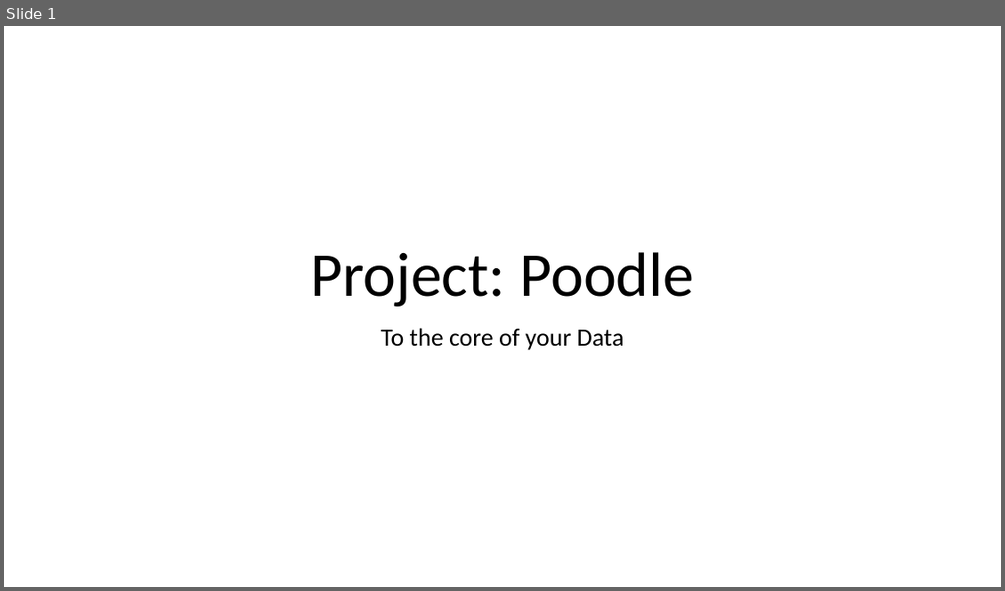
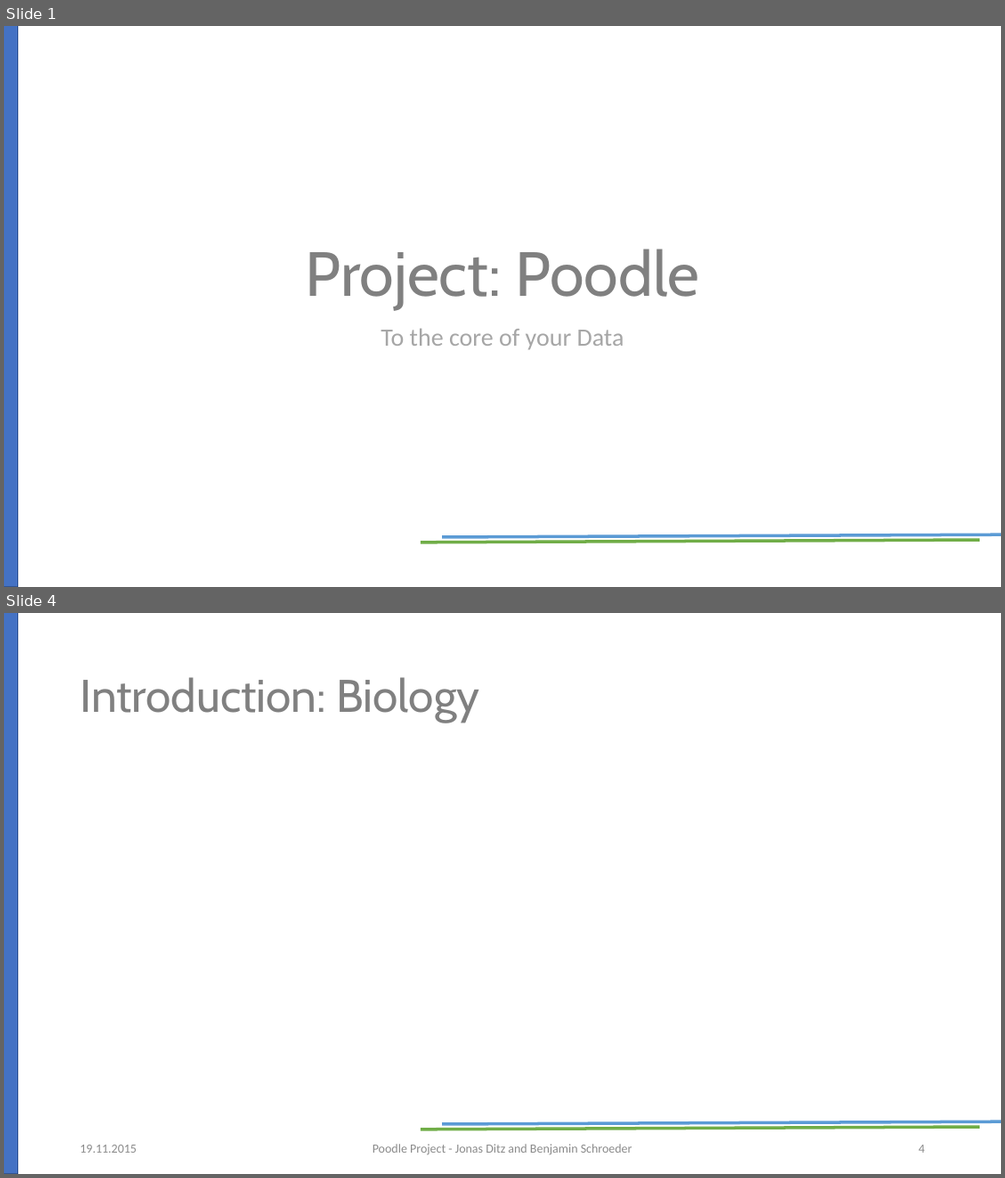
Before and after one commit to RiesBen/BioinformaticsI-Assigments, a slide deck: poodle_project/Documents/presentation/Final_presentation.pptx. Shown one above the other, each under a label of ours: slide 1 before the commit, slides 1 and 4 after it; the slides between them are not shown. The pictures are 1005x591 and 1005x1178 pixels, drawn with LibreOffice and Linux fonts; fonts in the diff are those of the drawing; background and template pictures are left out. Boxes give left, top, right and bottom in pixels: in the first picture for what was removed or moved away, otherwise in the second. Text is boxed around its words. In the diff, an @@ line names an element or a change of style, - is before the commit and + after.

```diff
--- a/poodle_project/Documents/presentation/Final_presentation.pptx
+++ b/poodle_project/Documents/presentation/Final_presentation.pptx
@@ slide 4 added at (x1=4, y1=613, x2=1001, y2=1174), background #FFFFFF; not listed: 3 template elements that a slide beside it also shows @@
@@ title added at (x1=80, y1=677, x2=479, y2=722), 44 pt, text #808080 @@
+Introduction: Biology
@@ text added at (x1=80, y1=1144, x2=137, y2=1152), 12 pt, text #8C8C8C @@
+19.11.2015
@@ text added at (x1=372, y1=1143, x2=632, y2=1155), 12 pt, text #8C8C8C @@
+Poodle Project - Jonas Ditz and Benjamin Schroeder
@@ page number added at (x1=918, y1=1144, x2=924, y2=1152), 12 pt, text #8C8C8C @@
+4
@@ slide 1 changed as well @@
@@ rectangle added at (x1=4, y1=26, x2=17, y2=587), fill #4472C4, outline #325491 1 pt @@
@@ title "Project: Poodle" at (x1=306, y1=248, x2=699, y2=310): font Calibri to Cabin, text colour #000000 to #808080 @@
@@ subtitle "To the core of your ..." at (x1=380, y1=329, x2=624, y2=350): text colour #000000 to #A6A6A6 @@
@@ line added from (979, 540) to (421, 542), #70AD47 3 pt @@
@@ line added from (1001, 534) to (442, 537), #5B9BD5 3 pt @@
```
Also in this commit, not shown: 3 other slides added, 40 other files.
